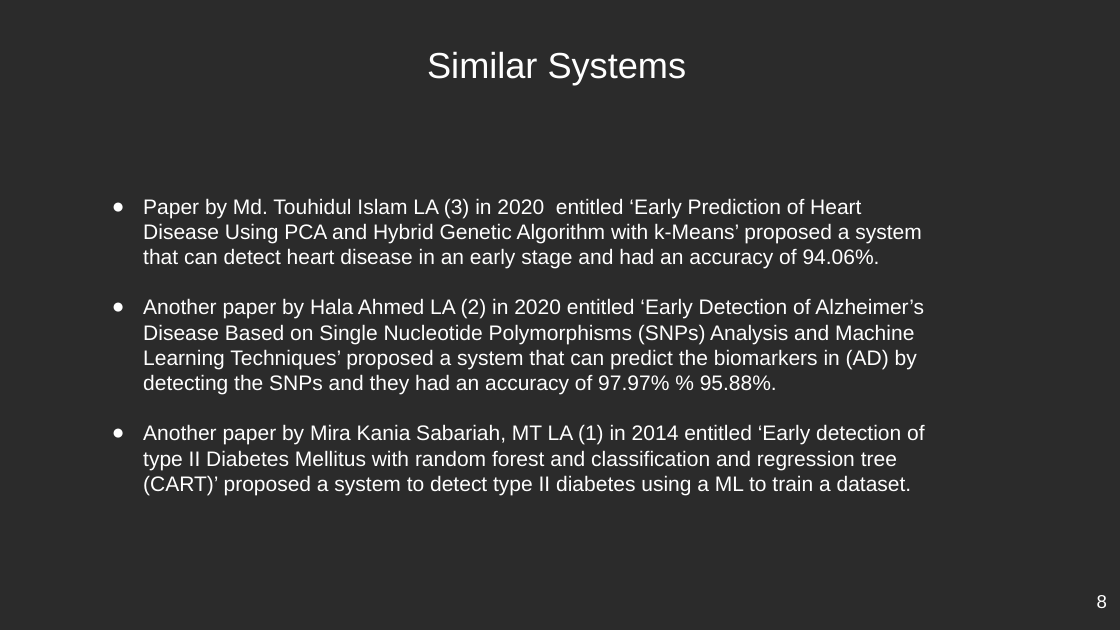
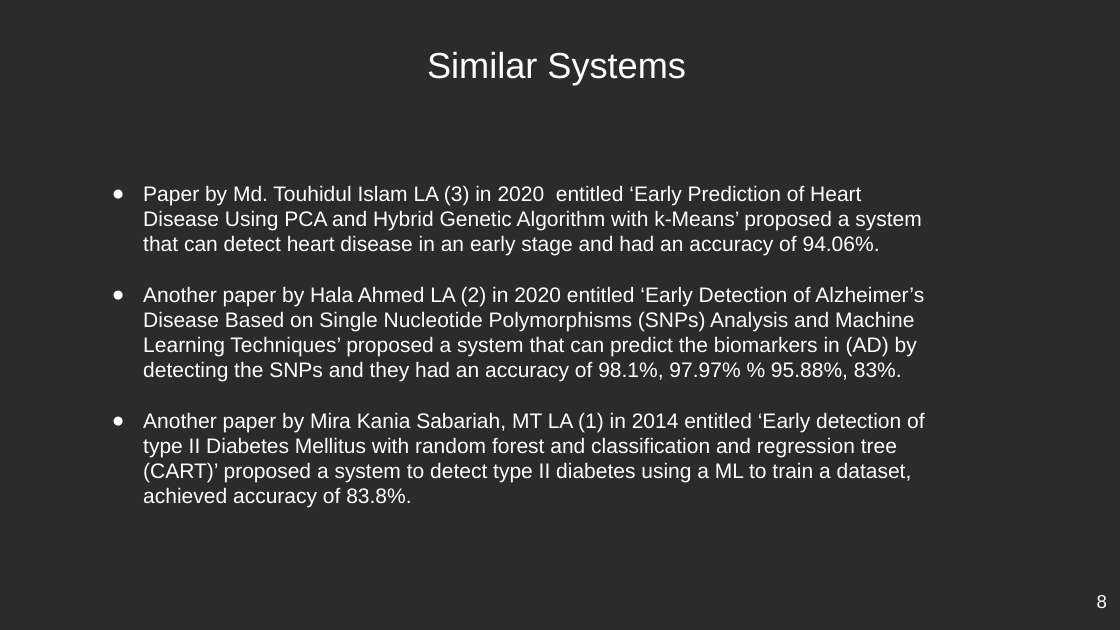
Before and after one commit to YoussifAssem/Genatac, a slide deck: slide 8 of E-Genetics/Proposal/genetics(2).pptx. Drawn at 1120x630 pixels with LibreOffice and Linux fonts; fonts in the diff are those of the drawing; background and template pictures are left out; a plain dark background stands for a picture behind light text. Boxes give left, top, right and bottom in pixels: in the first picture for what was removed or moved away, otherwise in the second. Text is boxed around its words. In the diff, an @@ line names an element or a change of style, - is before the commit and + after.

Commit message:
Edit

```diff
--- a/E-Genetics/Proposal/genetics(2).pptx
+++ b/E-Genetics/Proposal/genetics(2).pptx
@@ text at box(143, 286, 924, 508): text changed @@
-● Another paper by Hala Ahmed LA (2) in 2020 entitled ‘Early Detection of Alzheimer’s Disease Based on Single Nucleotide Polymorphisms (SNPs) Analysis and Machine Learning Techniques’ proposed a system that can predict the biomarkers in (AD) by detecting the SNPs and they had an accuracy of 97.97% % 95.88%.
-● Another paper by Mira Kania Sabariah, MT LA (1) in 2014 entitled ‘Early detection of type II Diabetes Mellitus with random forest and classification and regression tree (CART)’ proposed a system to detect type II diabetes using a ML to train a dataset.
+● Another paper by Hala Ahmed LA (2) in 2020 entitled ‘Early Detection of Alzheimer’s Disease Based on Single Nucleotide Polymorphisms (SNPs) Analysis and Machine Learning Techniques’ proposed a system that can predict the biomarkers in (AD) by detecting the SNPs and they had an accuracy of 98.1%, 97.97% % 95.88%, 83%.
+● Another paper by Mira Kania Sabariah, MT LA (1) in 2014 entitled ‘Early detection of type II Diabetes Mellitus with random forest and classification and regression tree (CART)’ proposed a system to detect type II diabetes using a ML to train a dataset, achieved accuracy of 83.8%.
```
Also in this commit, not shown: 6 other slides changed.
